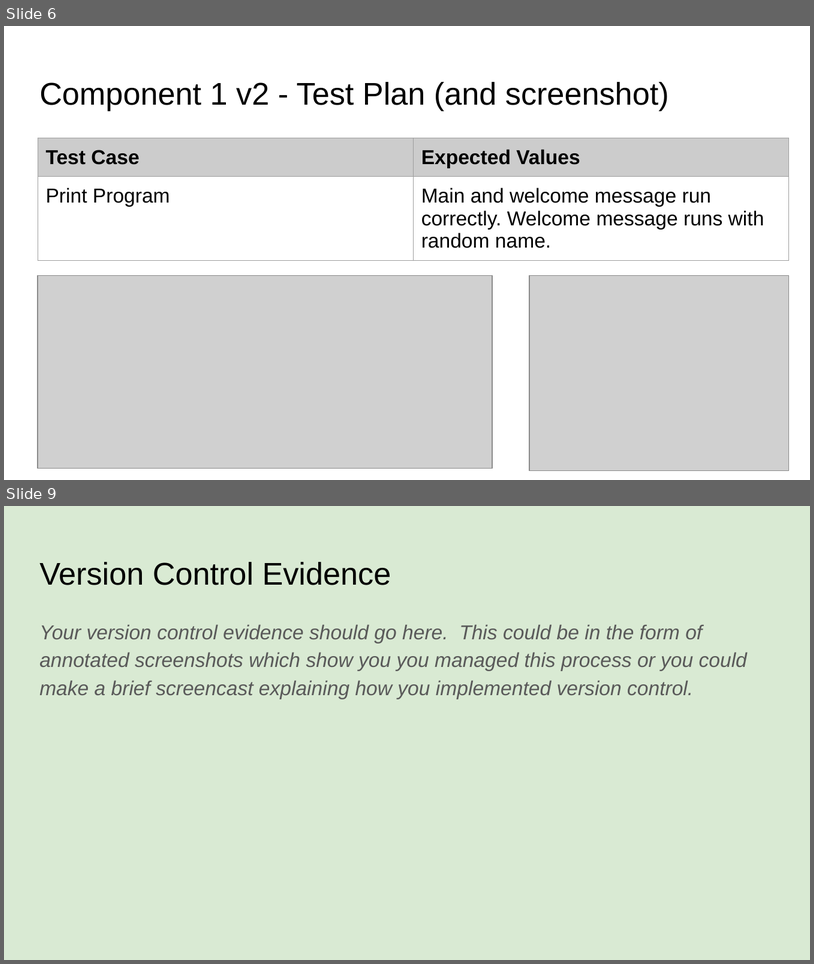
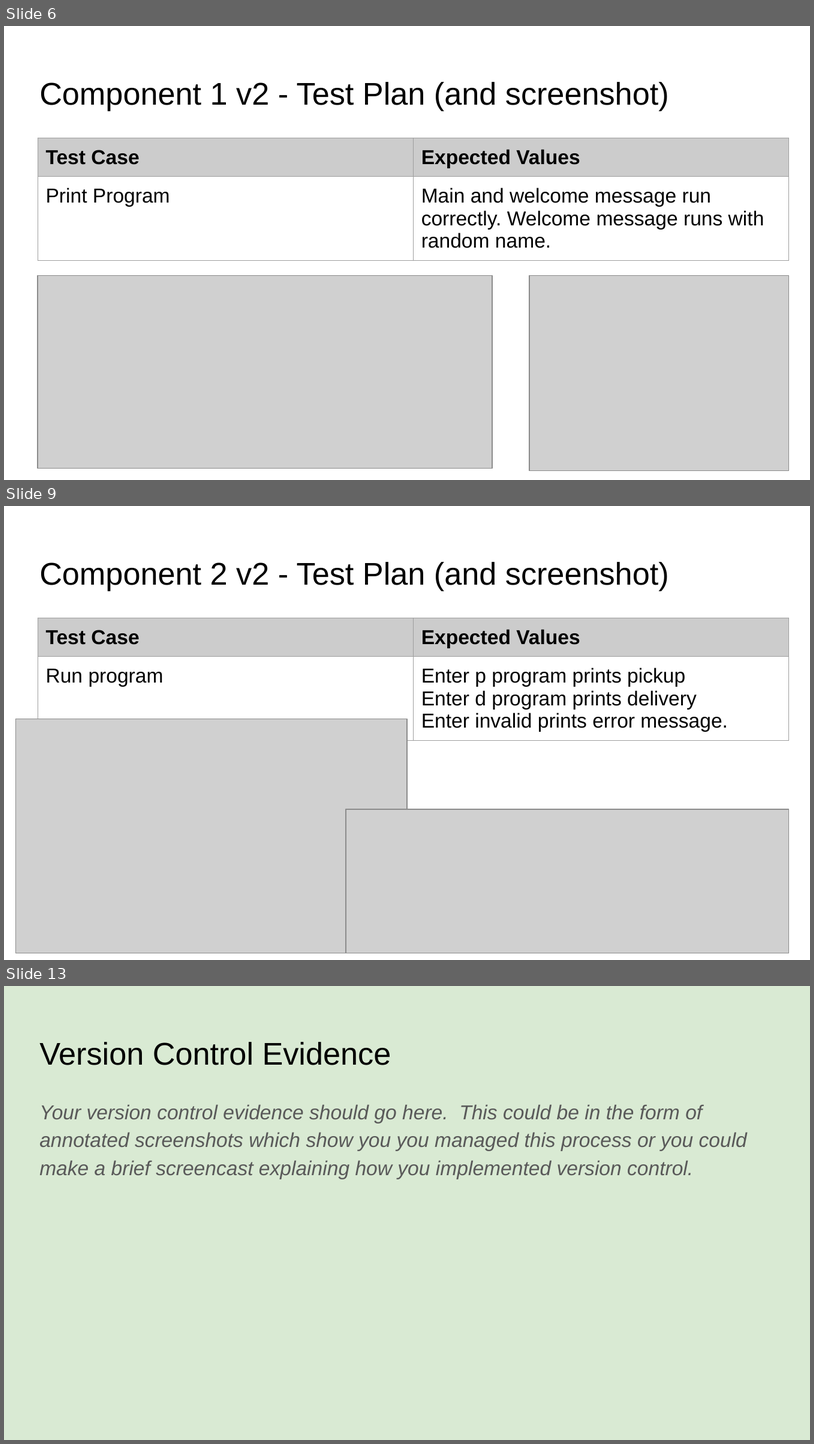
Before and after one commit to xkiio/desktop-tutorial, a slide deck: 022_91893+_+91897+Documentation.pptx. Shown one above the other, each under a label of ours: slides 6 and 9 before the commit, slides 6, 9 and 13 after it; the slides between them are not shown. The pictures are 814x964 and 814x1444 pixels, drawn with LibreOffice and Linux fonts; fonts in the diff are those of the drawing; grey boxes stand for pictures. Boxes give left, top, right and bottom in pixels: in the first picture for what was removed or moved away, otherwise in the second. Text is boxed around its words. In the diff, an @@ line names an element or a change of style, - is before the commit and + after.

Commit message:
Created pickup or delivery menu
Created different versions of menu refining it in version 4.

```diff
--- a/022_91893+_+91897+Documentation.pptx
+++ b/022_91893+_+91897+Documentation.pptx
@@ slide 9 added at [4,506,810,960], background #FFFFFF @@
@@ title added at [39,562,669,591], 28 pt, text #000000 @@
+Component 2 v2 - Test Plan (and screenshot)
@@ table added at [38,618,789,747], 2 rows, 2 columns @@
+Test Case | Expected Values
+Run program | Enter p program prints pickup / Enter d program prints delivery / Enter invalid prints error message.
@@ picture added at [16,719,407,953] @@
@@ picture added at [346,809,789,953] @@
@@ what was slide 9 is now slide 13 @@
```
Also in this commit, not shown: 2 slides changed, 3 other slides added, 3 other files.
